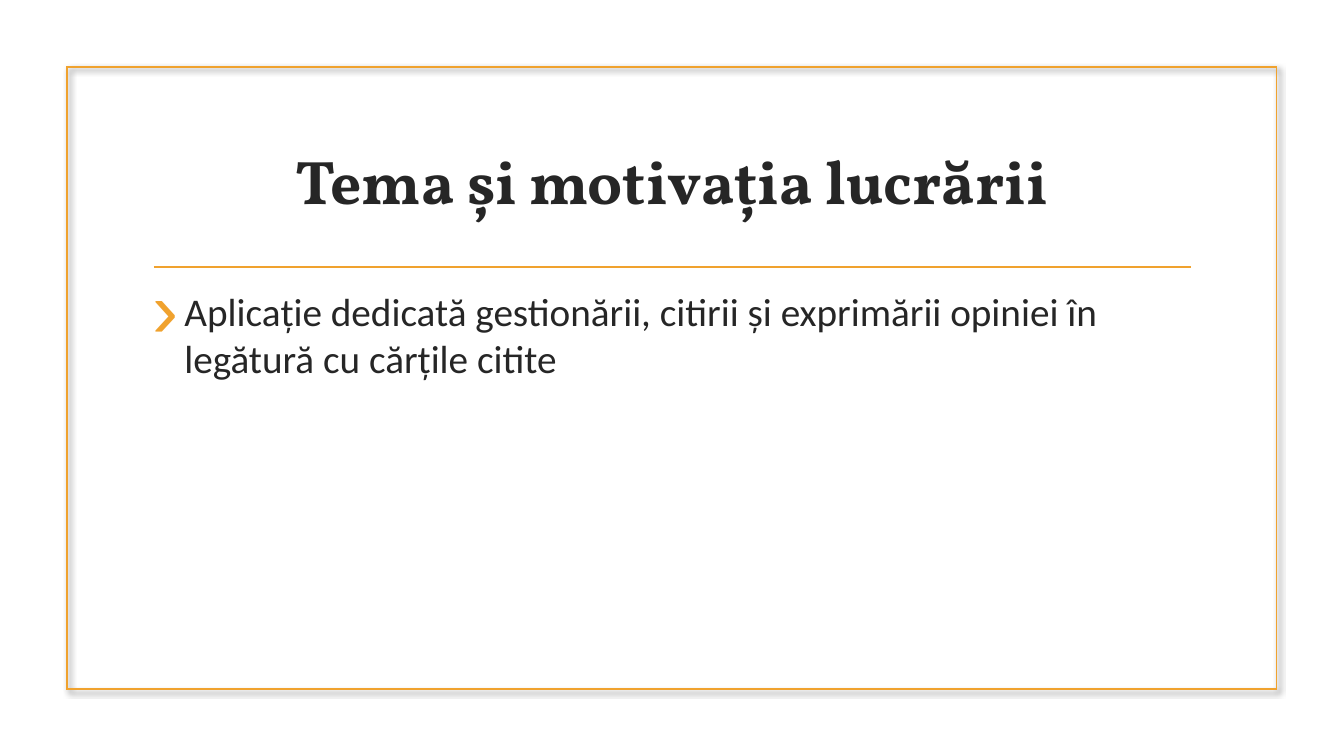
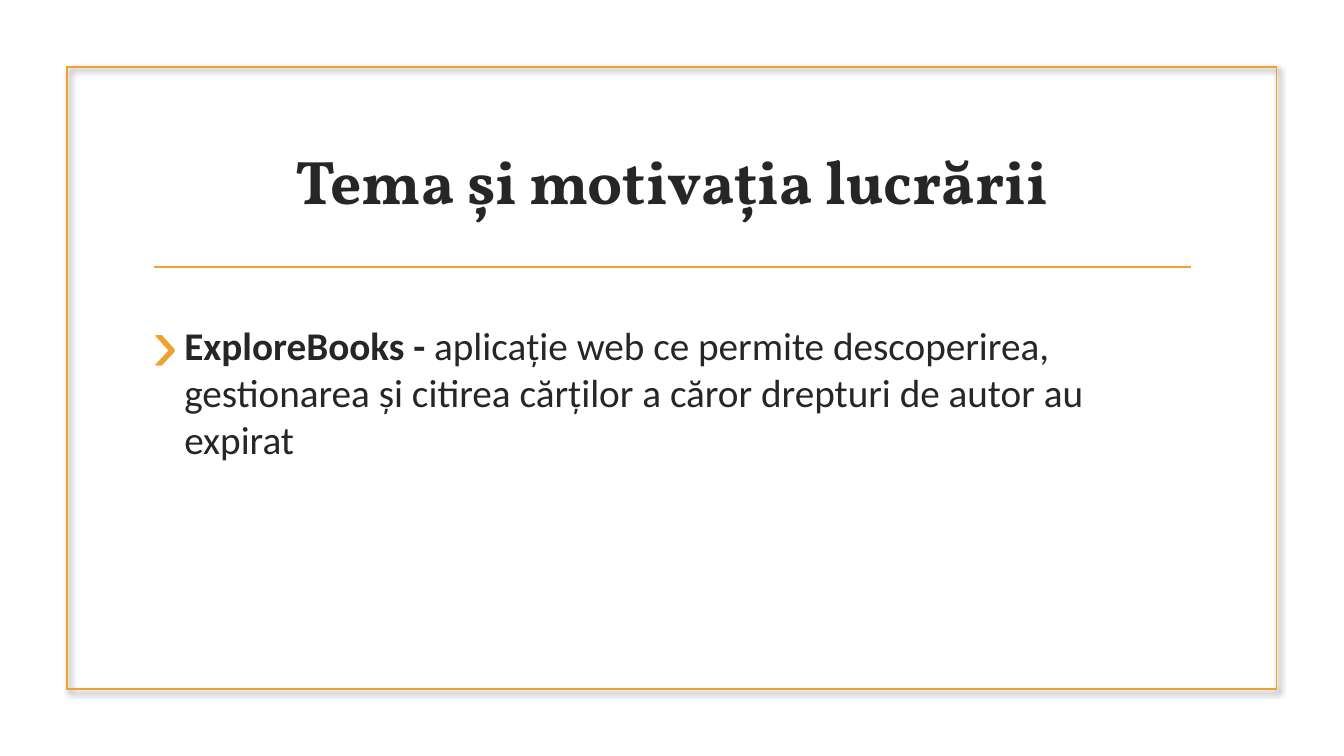
Before and after one commit to Scyree/BachelorThesis, a slide deck: slide 3 of Licenta2018CorfuAlexandru/ExploreBooks.pptx. Drawn at 1344x756 pixels with LibreOffice and Linux fonts; fonts in the diff are those of the drawing; background and template pictures are left out. Boxes give left, top, right and bottom in pixels: in the first picture for what was removed or moved away, otherwise in the second. Text is boxed around its words. In the diff, an @@ line names an element or a change of style, - is before the commit and + after.

```diff
--- a/Licenta2018CorfuAlexandru/ExploreBooks.pptx
+++ b/Licenta2018CorfuAlexandru/ExploreBooks.pptx
@@ text at (x1=184, y1=332, x2=1083, y2=461): text changed @@
-› Aplicație dedicată gestionării, citirii și exprimării opiniei în legătură cu cărțile citite
+› ExploreBooks - aplicație web ce permite descoperirea, gestionarea și citirea cărților a căror drepturi de autor au expirat
```
Also in this commit, not shown: 8 other slides changed, 2 slides added, 2 slides removed.
